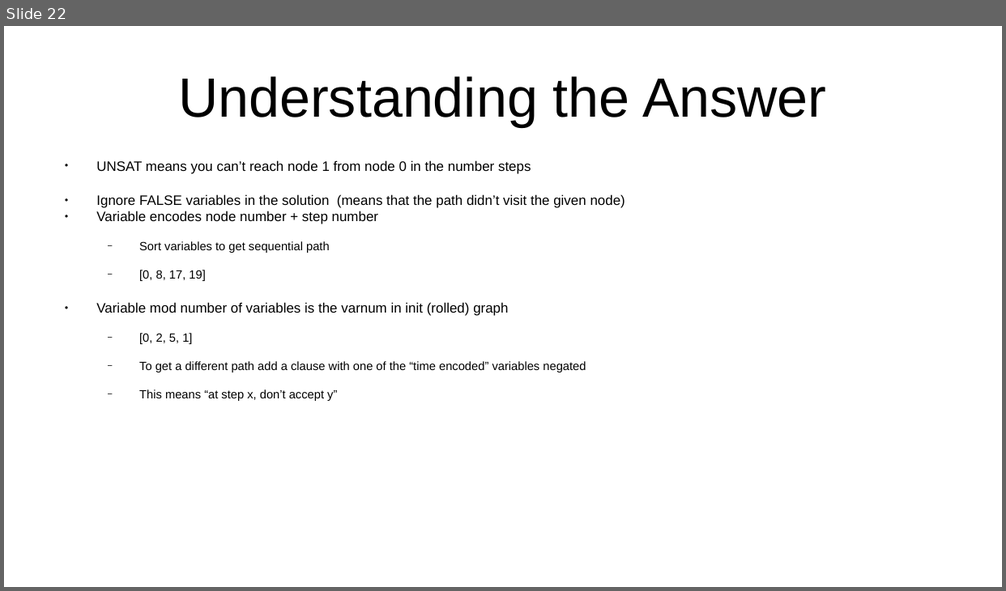
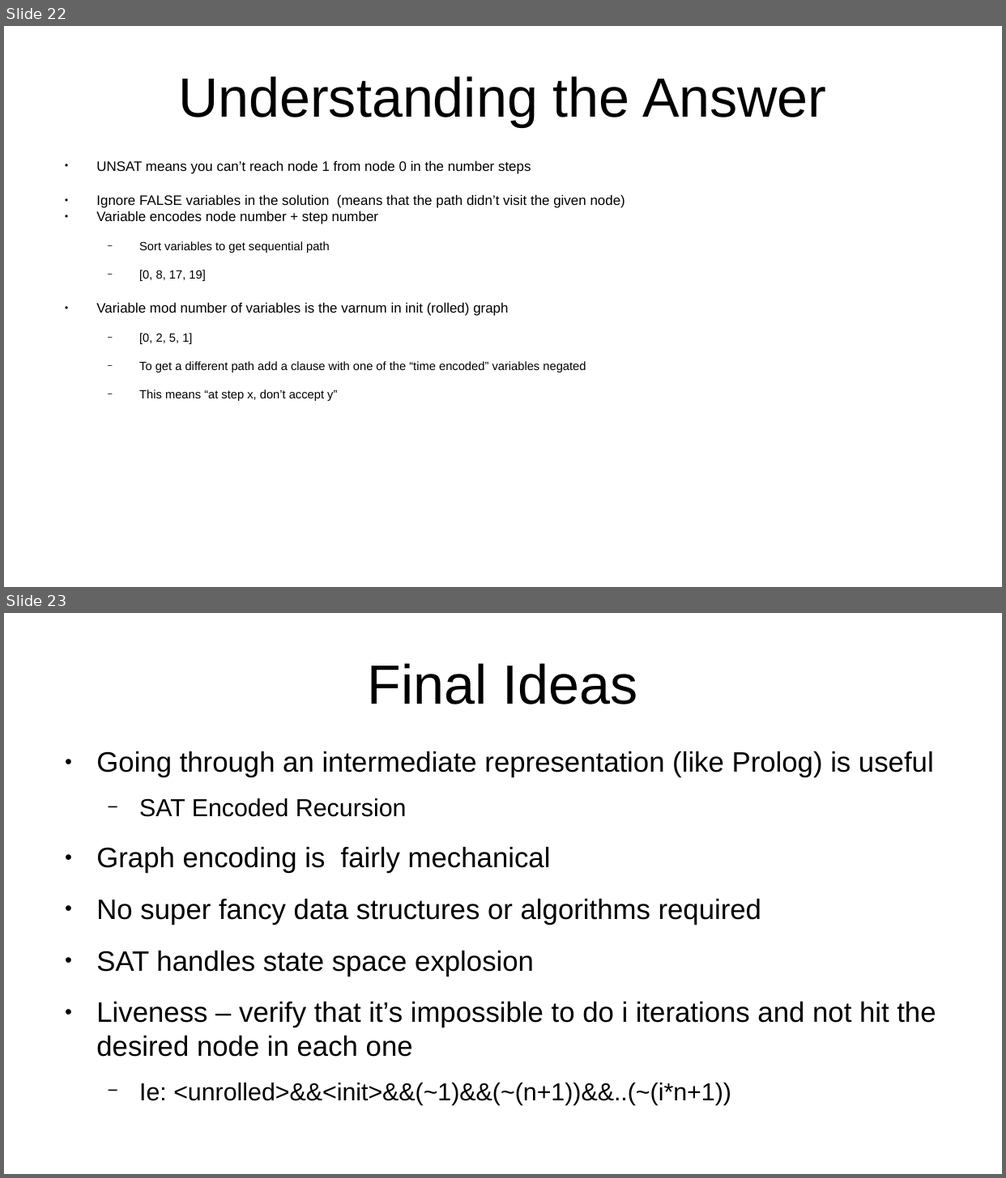
Before and after one commit to Scanteianu/FormalVerificationProject, a slide deck: documentation/pres.pptx. Shown one above the other, each under a label of ours: slide 22 before the commit, slides 22 and 23 after it. The pictures are 1006x591 and 1006x1178 pixels, drawn with LibreOffice and Linux fonts; fonts in the diff are those of the drawing. Boxes give left, top, right and bottom in pixels: in the first picture for what was removed or moved away, otherwise in the second. Text is boxed around its words. In the diff, an @@ line names an element or a change of style, - is before the commit and + after.

Commit message:
add final ideas slide

```diff
--- a/documentation/pres.pptx
+++ b/documentation/pres.pptx
@@ slide 23 added at box(4, 613, 1002, 1174), background #FFFFFF @@
@@ text added at box(368, 663, 638, 705), 44 pt, text #000000 @@
+Final Ideas
@@ text added at box(96, 751, 936, 1105), 22.4 pt, text #000000 @@
+● Going through an intermediate representation (like Prolog) is useful
+  − SAT Encoded Recursion
+● Graph encoding is fairly mechanical
+● No super fancy data structures or algorithms required
+● SAT handles state space explosion
+● Liveness – verify that it’s impossible to do i iterations and not hit the desired node in each one
+  − Ie: <unrolled>&&<init>&&(~1)&&(~(n+1))&&..(~(i*n+1))
```
Also in this commit, not shown: 1 slide changed, 1 other slide added, 1 other file.
